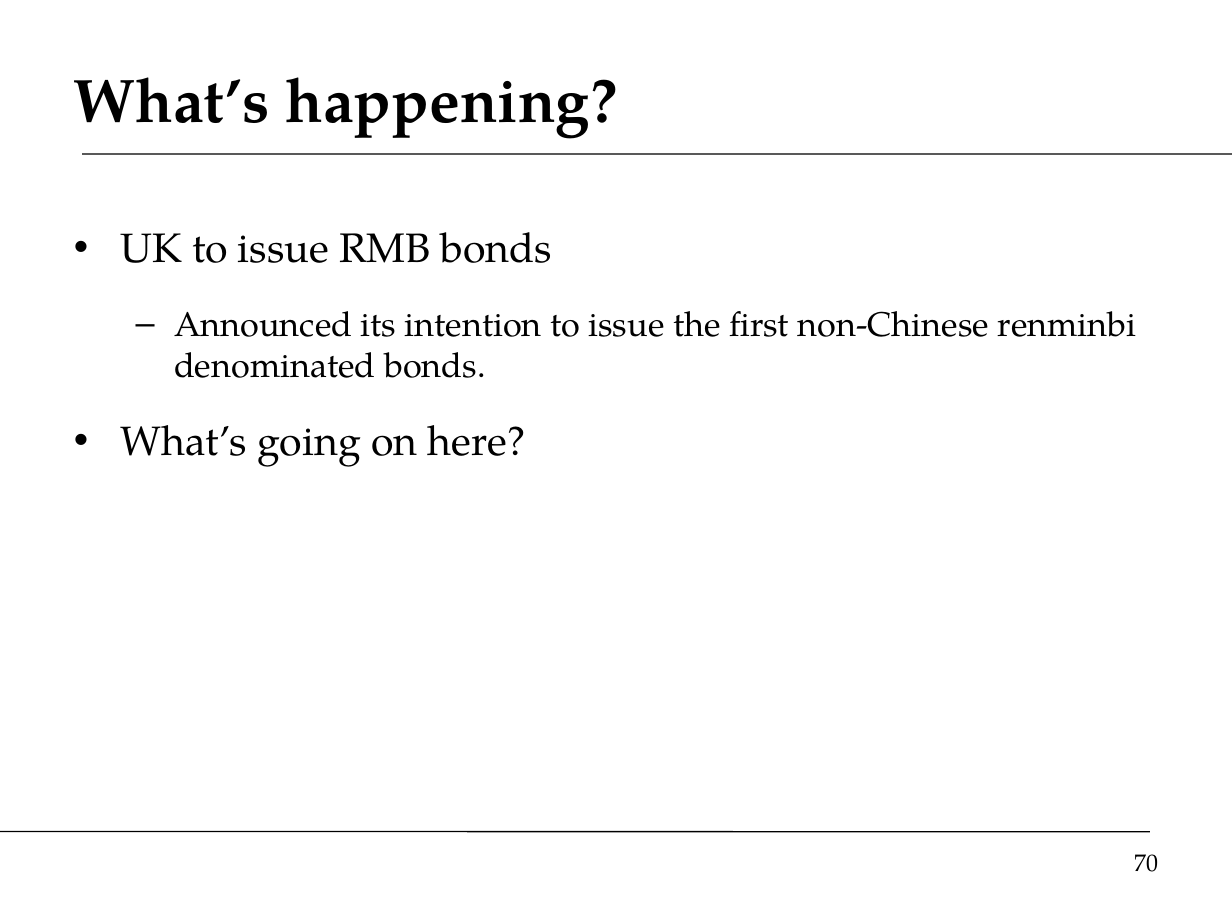
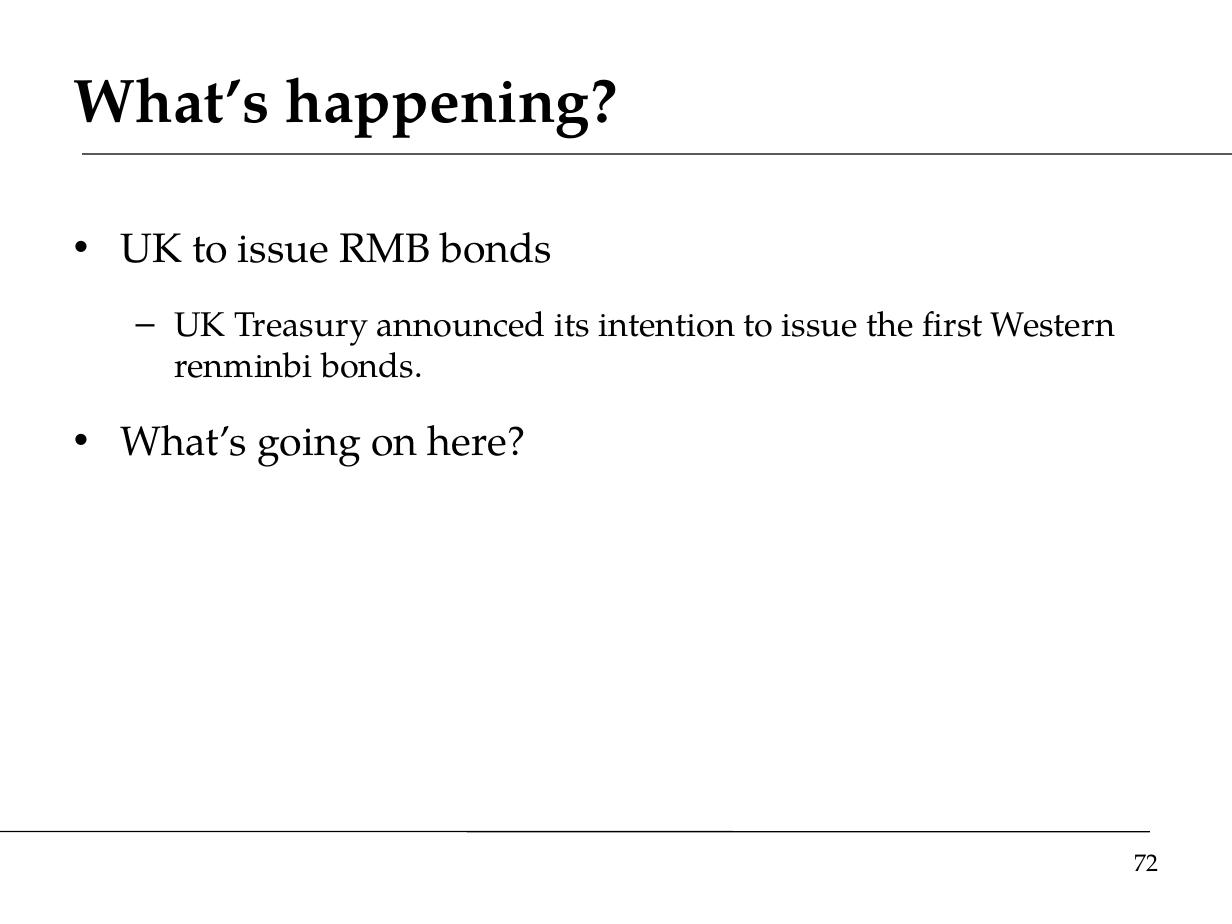
Before and after one commit to DaveBackus/Global_Economy, a slide deck: slide 72 of Slides/slides_labcap_f14.pptx (slide 70 before the commit). Drawn at 1232x924 pixels with LibreOffice and Linux fonts; fonts in the diff are those of the drawing. Boxes give left, top, right and bottom in pixels: in the first picture for what was removed or moved away, otherwise in the second. Text is boxed around its words. In the diff, an @@ line names an element or a change of style, - is before the commit and + after.

```diff
--- a/Slides/slides_labcap_f14.pptx
+++ b/Slides/slides_labcap_f14.pptx
@@ text at (174,311,1115,378): text changed @@
-  – Announced its intention to issue the first non-Chinese renminbi denominated bonds.
+  – UK Treasury announced its intention to issue the first Western renminbi bonds.
@@ page number at (1134,854,1158,871): text changed @@
-70
+72
```
Also in this commit, not shown: 26 other slides changed, 3 slides added, 1 slide removed, 40 other files.
